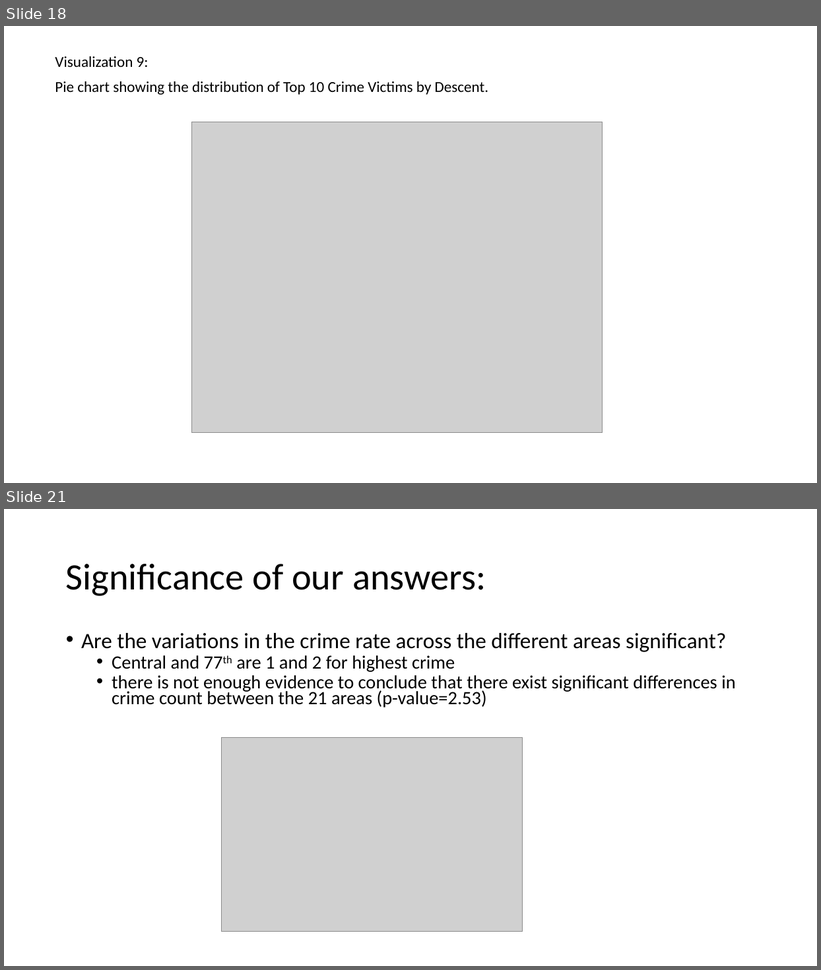
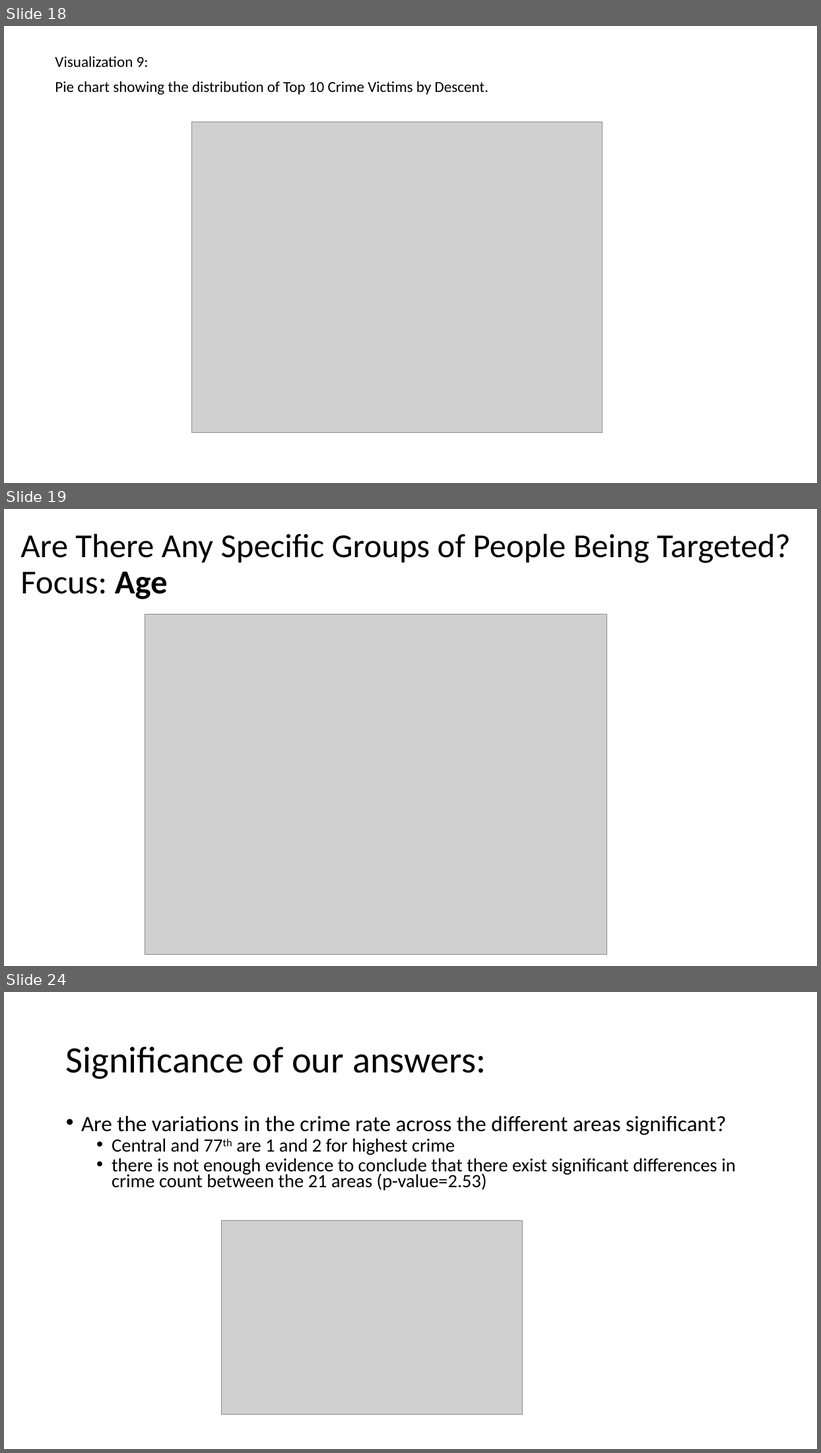
Before and after one commit to qazifabiahoq/Project_Crime_in_La_2020-Dec2023, a slide deck: Final Presentation.pptx. Shown one above the other, each under a label of ours: slides 18 and 21 before the commit, slides 18, 19 and 24 after it; the slides between them are not shown. The pictures are 821x970 and 821x1453 pixels, drawn with LibreOffice and Linux fonts; fonts in the diff are those of the drawing; grey boxes stand for pictures. Boxes give left, top, right and bottom in pixels: in the first picture for what was removed or moved away, otherwise in the second. Text is boxed around its words. In the diff, an @@ line names an element or a change of style, - is before the commit and + after.

```diff
--- a/Final Presentation.pptx
+++ b/Final Presentation.pptx
@@ slide 19 added at [4,509,817,966], background #FFFFFF @@
@@ title added at [20,533,791,599], 39.6 pt, text #000000 @@
+Are There Any Specific Groups of People Being Targeted?
+Focus: Age
@@ picture added at [145,615,608,955] @@
@@ what was slide 21 is now slide 24 @@
```
Also in this commit, not shown: 4 other slides added, 3 slides removed.
